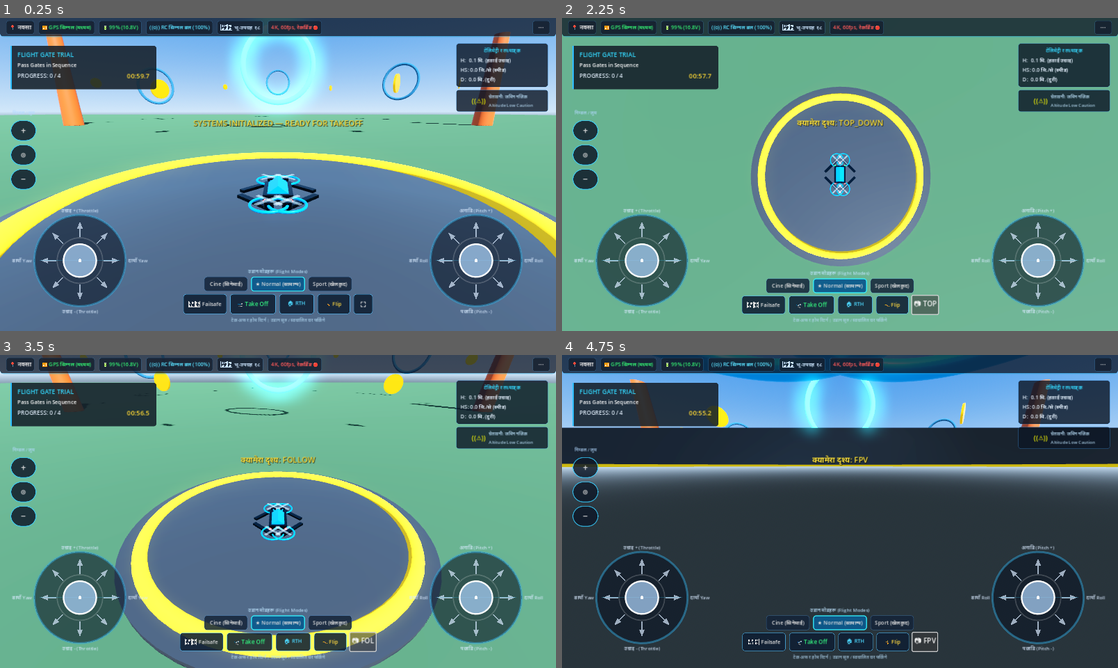
Above: before the commit, frames 1-4 (two rows, left to right).
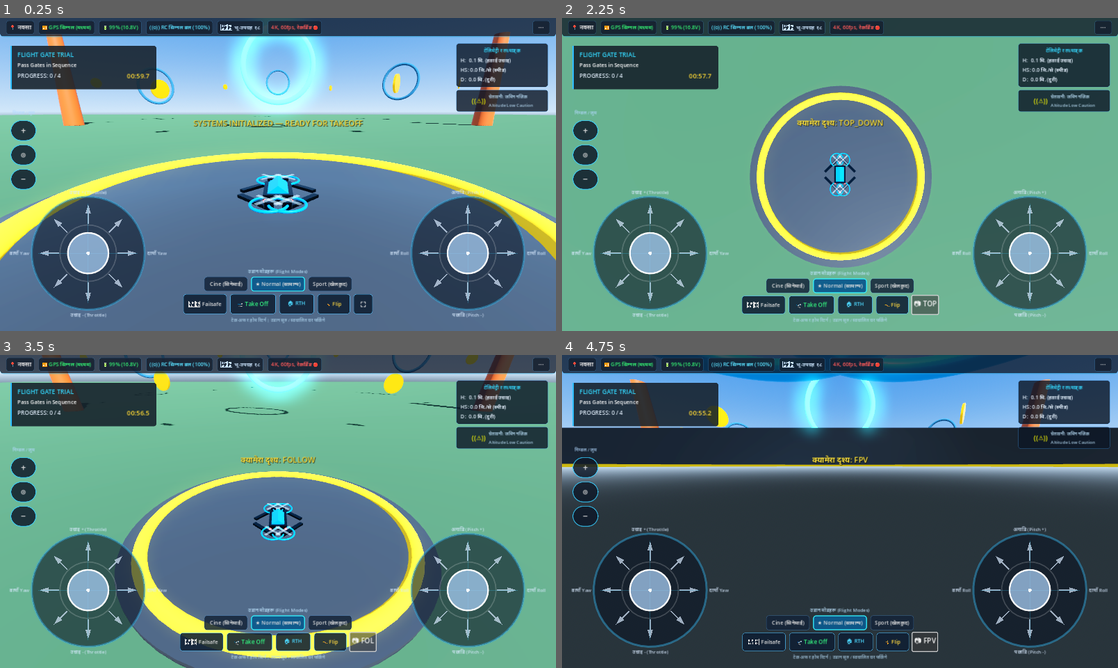
Above: after the commit, the same moments.

Repository: roadofriot/DroneGame
Game: Godot game, scene res://scenes/flight/FlightWorld.tscn
Same seed, same stepped clock (60 frames per second), same inputs: the game is played once before the commit and once after it.
Inputs:
- Up to frame 1 (0.25 s): no input
- Up to frame 2 (2.25 s): click "⛶" at 0.5 s; click "📷 FPV" at 1.25 s; click "📷 ORB" at 2 s
- Up to frame 3 (3.5 s): click "📷 TOP" at 2.75 s
- Up to frame 4 (4.75 s): click "📷 FOL" at 3.5 s; click "📷 CHA" at 4.25 s

The runs differ from the first frame. In frame 1, 7.8% of the frame differs, in the area x 0-100%, y 4-96%; in frame 2, 8.5%, in the area x 1-99%, y 21-96%; in frame 3, 7.7%; in frame 4, 4.3%.

Commit message:
feat: high-fidelity 120Hz smooth flight & responsive twin-stick controller
- InputRouter: frame-synced input polling at 120Hz with physics loop
- InputRouter: keyboard ramping via move_toward (4.5s attack, 7.0s release) for organic flight feel
- InputRouter: radial deadzone for gamepad & clean multi-touch debouncing
- FlightPhysics: increased physics ticks to 120Hz for ultra-smooth responsiveness
- FlightPhysics: dynamic tilt-compensation maintaining altitude during roll/pitch maneuvers
- FlightPhysics: boosted translational force multiplier (3.8 -> 5.5) for instant left/right lateral response
- FlightPhysics: tuned braking multiplier (3.2 -> 1.8) to eliminate sluggish floatiness
- FlightPhysics: increased motor spool speed (14 -> 20) and angular velocity limiter (8 rad/s)
- VirtualJoystick: expanded size to 310x310px with 130px radius and native handheld haptic feedback
- FlightHUD: removed redundant scene instantiations for buttery smooth rendering

Diff:
--- a/project.godot
+++ b/project.godot
@@ -109,7 +109,7 @@
 
 [physics]
 
-common/physics_ticks_per_second=60
+common/physics_ticks_per_second=120
 common/max_physics_steps_per_frame=8
 
 [rendering]
--- a/scripts/flight/FlightPhysics.gd
+++ b/scripts/flight/FlightPhysics.gd
@@ -35,9 +35,9 @@
 @export var drone_mass: float = 1.25
 @export var arm_length: float = 0.22 # Motor arm moment length in meters
 @export var max_thrust_per_motor: float = 7.0 # 4 * 7 = 28 N (TWR ~ 2.28)
-@export var motor_spool_speed: float = 14.0 # Spool response factor
+@export var motor_spool_speed: float = 20.0 # Spool response factor
 @export var linear_drag: float = 0.55
-@export var angular_drag: float = 5.0
+@export var angular_drag: float = 4.0
 @export var ground_effect_dist: float = 1.5
 @export var ground_effect_mult: float = 0.25
 
@@ -394,6 +394,10 @@
 
 	var hover_thrust = (drone_mass * 9.8) / (4.0 * max_thrust_per_motor)
 	var base_thrust = hover_thrust + (in_throttle * 0.45)
+	# Tilt compensation: when tilted, increase thrust to maintain altitude
+	var cur_basis_tilt = global_transform.basis.orthonormalized() if (is_inside_tree() and is_node_ready()) else transform.basis.orthonormalized()
+	var tilt_comp = 1.0 / maxf(cur_basis_tilt.y.dot(Vector3.UP), 0.25)
+	base_thrust = clampf(base_thrust * tilt_comp, 0.0, 1.0)
 
 	# In Acro mode, direct rate control without auto-level
 	if active_profile_name == "acro":
@@ -428,13 +432,13 @@
 	if abs(in_pitch) > 0.03 or abs(in_roll) > 0.03:
 		# Pilot commanding horizontal translation
 		var target_h_vel = (forward_flat * in_pitch + right_flat * in_roll) * max_h_speed
-		var h_force = (target_h_vel - cur_h_vel) * 3.8 * drone_mass
+		var h_force = (target_h_vel - cur_h_vel) * 5.5 * drone_mass
 		if h_force.is_finite():
 			apply_central_force(h_force)
 	else:
 		# Active horizontal braking to maintain rock-solid hover
 		if cur_h_vel.length() > 0.02:
-			var brake_force = -cur_h_vel * 3.2 * drone_mass
+			var brake_force = -cur_h_vel * 1.8 * drone_mass
 			if brake_force.is_finite():
 				apply_central_force(brake_force)
 
@@ -693,6 +697,11 @@
 	var motor_torque_world = cur_basis * motor_torque_local
 	if motor_torque_world.is_finite():
 		apply_torque(motor_torque_world)
+
+	# Cap angular velocity to prevent oscillation
+	var ang_vel = angular_velocity
+	if ang_vel.length() > 8.0:
+		angular_velocity = ang_vel.normalized() * 8.0
 
 	var lin_speed = linear_velocity.length()
 	if lin_speed > 0.001 and linear_velocity.is_finite():
--- a/scripts/input/InputRouter.gd
+++ b/scripts/input/InputRouter.gd
@@ -1,9 +1,9 @@
 class_name InputRouter
 extends Node
 
-## InputRouter: Master Unified Input Abstraction for Drone Flight
-## Seamlessly binds Touchscreen Twin-Sticks, Desktop Keyboard (WASD + Arrows),
-## and standard Gamepad Analog Sticks without axis inversion or input collisions.
+## InputRouter: Physics-Synced Unified Input for Drone Flight
+## Input polling moved to _physics_process for frame-perfect 60Hz sync.
+## Keyboard axes use move_toward() ramping for smooth acceleration/deceleration.
 
 signal takeoff_requested
 signal land_requested
@@ -18,294 +18,216 @@
 signal photo_requested
 
 # Normalized flight control outputs [-1.0 .. +1.0]
-var throttle: float = 0.0 # +1 = Climb, -1 = Descend
-var yaw: float = 0.0      # +1 = Clockwise / Turn Right, -1 = Counterclockwise / Turn Left
-var pitch: float = 0.0    # +1 = Pitch Forward, -1 = Pitch Backward
-var roll: float = 0.0     # +1 = Roll Right, -1 = Roll Left
+var throttle: float = 0.0
+var yaw: float     = 0.0
+var pitch: float   = 0.0
+var roll: float    = 0.0
 
 # Virtual joystick inputs (from on-screen HUD)
 var virtual_throttle: float = 0.0
-var virtual_yaw: float = 0.0
-var virtual_pitch: float = 0.0
-var virtual_roll: float = 0.0
+var virtual_yaw:      float = 0.0
+var virtual_pitch:    float = 0.0
+var virtual_roll:     float = 0.0
 
 # Tuning Parameters
-@export var deadzone: float = 0.08
-@export var expo: float = 0.30
-@export var invert_pitch: bool = false
-@export var gamepad_mode: int = 2 # 2 = Mode 2 (Standard RC: L=Throttle/Yaw, R=Pitch/Roll), 1 = Mode 1
+@export var deadzone:     float = 0.08
+@export var expo:         float = 0.30
+@export var invert_pitch: bool  = false
+@export var gamepad_mode: int   = 2
+
+# Keyboard ramp state (smooth acceleration, fast release)
+var _k_throttle: float = 0.0
+var _k_yaw:      float = 0.0
+var _k_pitch:    float = 0.0
+var _k_roll:     float = 0.0
+
+const KEY_RAMP_UP:   float = 4.5   # seconds to full deflection
+const KEY_RAMP_DOWN: float = 7.0   # seconds to zero on release
 
 func _ready() -> void:
 	Input.joy_connection_changed.connect(_on_joy_connection_changed)
 
 func _on_joy_connection_changed(device: int, connected: bool) -> void:
 	if not connected and device == 0:
-		# Neutralize all analog inputs immediately upon disconnection
-		throttle = 0.0
-		yaw = 0.0
-		pitch = 0.0
-		roll = 0.0
-		virtual_throttle = 0.0
-		virtual_yaw = 0.0
-		virtual_pitch = 0.0
-		virtual_roll = 0.0
-
+		throttle = 0.0; yaw = 0.0; pitch = 0.0; roll = 0.0
+		virtual_throttle = 0.0; virtual_yaw = 0.0
+		virtual_pitch = 0.0; virtual_roll = 0.0
+
+# Physics-synced flight input (60 Hz)
+func _physics_process(delta: float) -> void:
+	_poll_flight_inputs(delta)
+
+# UI action triggers (render frame — one-shot)
 func _process(_delta: float) -> void:
-	_poll_flight_inputs()
 	_poll_action_triggers()
 
-func _poll_flight_inputs() -> void:
-	# 1. Desktop Keyboard Controls (Section 4.4 & Section 15 Specifications)
-	# W / S : Pitch Forward / Backward
-	var key_pitch: float = 0.0
-	if Input.is_key_pressed(KEY_W):
-		key_pitch += 1.0
-	if Input.is_key_pressed(KEY_S):
-		key_pitch -= 1.0
-
-	# A / D : Roll Left / Right
-	var key_roll: float = 0.0
-	if Input.is_key_pressed(KEY_D):
-		key_roll += 1.0
-	if Input.is_key_pressed(KEY_A):
-		key_roll -= 1.0
-
-	# Arrow Up / Down : Throttle Increase / Decrease
-	var key_throttle: float = 0.0
-	if Input.is_key_pressed(KEY_UP):
-		key_throttle += 1.0
-	if Input.is_key_pressed(KEY_DOWN):
-		key_throttle -= 1.0
-
-	# Arrow Left / Right or Q / E : Yaw Left / Right
-	var key_yaw: float = 0.0
-	if Input.is_key_pressed(KEY_RIGHT) or Input.is_key_pressed(KEY_E):
-		key_yaw += 1.0
-	if Input.is_key_pressed(KEY_LEFT) or Input.is_key_pressed(KEY_Q):
-		key_yaw -= 1.0
-
-	# 2. Gamepad Analog Stick Inputs
-	var joy_throttle: float = 0.0
-	var joy_yaw: float = 0.0
-	var joy_pitch: float = 0.0
-	var joy_roll: float = 0.0
+func _poll_flight_inputs(delta: float) -> void:
+	# --- Keyboard raw targets ---
+	var kp_raw: float = float(Input.is_key_pressed(KEY_W)) - float(Input.is_key_pressed(KEY_S))
+	var kr_raw: float = float(Input.is_key_pressed(KEY_D)) - float(Input.is_key_pressed(KEY_A))
+	var kt_raw: float = float(Input.is_key_pressed(KEY_UP)) - float(Input.is_key_pressed(KEY_DOWN))
+	var ky_raw: float = (float(Input.is_key_pressed(KEY_RIGHT)) + float(Input.is_key_pressed(KEY_E))) \
+	                  - (float(Input.is_key_pressed(KEY_LEFT))  + float(Input.is_key_pressed(KEY_Q)))
+	ky_raw = clampf(ky_raw, -1.0, 1.0)
+
+	# --- Smooth keyboard ramp ---
+	if absf(kp_raw) > 0.01:
+		_k_pitch    = move_toward(_k_pitch,    kp_raw, KEY_RAMP_UP   * delta)
+	else:
+		_k_pitch    = move_toward(_k_pitch,    0.0,    KEY_RAMP_DOWN * delta)
+	if absf(kr_raw) > 0.01:
+		_k_roll     = move_toward(_k_roll,     kr_raw, KEY_RAMP_UP   * delta)
+	else:
+		_k_roll     = move_toward(_k_roll,     0.0,    KEY_RAMP_DOWN * delta)
+	if absf(kt_raw) > 0.01:
+		_k_throttle = move_toward(_k_throttle, kt_raw, KEY_RAMP_UP   * delta)
+	else:
+		_k_throttle = move_toward(_k_throttle, 0.0,    KEY_RAMP_DOWN * delta)
+	if absf(ky_raw) > 0.01:
+		_k_yaw      = move_toward(_k_yaw,      ky_raw, KEY_RAMP_UP   * delta)
+	else:
+		_k_yaw      = move_toward(_k_yaw,      0.0,    KEY_RAMP_DOWN * delta)
+
+	# --- Gamepad (radial deadzone via get_vector) ---
+	var joy_left  = Vector2.ZERO
+	var joy_right = Vector2.ZERO
+	if Input.get_connected_joypads().size() > 0:
+		joy_left  = Input.get_vector("yaw_left",  "yaw_right",  "throttle_up", "throttle_down", deadzone)
+		joy_right = Input.get_vector("roll_left",  "roll_right", "pitch_forward","pitch_backward", deadzone)
+
+	var joy_throttle: float
+	var joy_yaw:      float
+	var joy_pitch:    float
+	var joy_roll:     float
 
 	if gamepad_mode == 2:
-		# Standard RC Drone Mode 2 (Left = Throttle/Yaw, Right = Pitch/Roll)
-		joy_throttle = -Input.get_joy_axis(0, JOY_AXIS_LEFT_Y) # Push up -> +1
-		joy_yaw = Input.get_joy_axis(0, JOY_AXIS_LEFT_X)
-		joy_pitch = -Input.get_joy_axis(0, JOY_AXIS_RIGHT_Y)    # Push up -> +1
-		joy_roll = Input.get_joy_axis(0, JOY_AXIS_RIGHT_X)
-	else:
-		# Section 4.6 Mode 1 (Left = Pitch/Roll, Right = Throttle/Yaw)
-		joy_pitch = -Input.get_joy_axis(0, JOY_AXIS_LEFT_Y)
-		joy_roll = Input.get_joy_axis(0, JOY_AXIS_LEFT_X)
-		joy_yaw = Input.get_joy_axis(0, JOY_AXIS_RIGHT_X)
-		joy_throttle = -Input.get_joy_axis(0, JOY_AXIS_RIGHT_Y)
-
-	# Combine Keyboard + Gamepad + Virtual Touch Sticks (Whichever source has highest active magnitude)
-	var raw_throttle = _combine_inputs(key_throttle, joy_throttle, virtual_throttle)
-	var raw_yaw = _combine_inputs(key_yaw, joy_yaw, virtual_yaw)
-	var raw_pitch = _combine_inputs(key_pitch, joy_pitch, virtual_pitch)
-	var raw_roll = _combine_inputs(key_roll, joy_roll, virtual_roll)
+		joy_throttle = -joy_left.y
+		joy_yaw      =  joy_left.x
+		joy_pitch    = -joy_right.y
+		joy_roll     =  joy_right.x
+	else:
+		joy_pitch    = -joy_left.y
+		joy_roll     =  joy_left.x
+		joy_yaw      =  joy_right.x
+		joy_throttle = -joy_right.y
+
+	# --- Combine (highest magnitude wins) ---
+	var raw_throttle = _combine(_k_throttle, joy_throttle, virtual_throttle)
+	var raw_yaw      = _combine(_k_yaw,      joy_yaw,      virtual_yaw)
+	var raw_pitch    = _combine(_k_pitch,    joy_pitch,    virtual_pitch)
+	var raw_roll     = _combine(_k_roll,     joy_roll,     virtual_roll)
 
 	if invert_pitch:
 		raw_pitch = -raw_pitch
 
-	# Apply deadzone and cubic expo curve for smooth, professional control feel
-	throttle = _apply_expo(_apply_deadzone(raw_throttle, deadzone), expo)
-	yaw = _apply_expo(_apply_deadzone(raw_yaw, deadzone), expo)
-	pitch = _apply_expo(_apply_deadzone(raw_pitch, deadzone), expo)
-	roll = _apply_expo(_apply_deadzone(raw_roll, deadzone), expo)
+	throttle = _expo(_dz(raw_throttle), expo)
+	yaw      = _expo(_dz(raw_yaw),      expo)
+	pitch    = _expo(_dz(raw_pitch),    expo)
+	roll     = _expo(_dz(raw_roll),     expo)
+
+# Keyboard debounce state for action triggers
+var _key_states: Dictionary = {}
+
+func _is_key_just_pressed(keycode: int) -> bool:
+	var pressed = Input.is_key_pressed(keycode)
+	var was_pressed = _key_states.get(keycode, false)
+	_key_states[keycode] = pressed
+	return pressed and not was_pressed
 
 func _poll_action_triggers() -> void:
-	# Key 'T' -> Take Off
-	if Input.is_key_pressed(KEY_T):
-		if not is_processing_input_action("key_t"):
-			set_meta("key_t", true)
-			takeoff_requested.emit()
-			takeoff_land_requested.emit()
-	else:
-		set_meta("key_t", false)
-
-	# Key 'L' -> Land
-	if Input.is_key_pressed(KEY_L):
-		if not is_processing_input_action("key_l"):
-			set_meta("key_l", true)
+	if Input.is_action_just_pressed("ui_accept") or _is_key_just_pressed(KEY_SPACE) or _is_key_just_pressed(KEY_T):
+		takeoff_land_requested.emit()
+		takeoff_requested.emit()
+	if _is_key_just_pressed(KEY_L):
+		land_requested.emit()
+		takeoff_land_requested.emit()
+	if _is_key_just_pressed(KEY_H):
+		rth_requested.emit()
+	if _is_key_just_pressed(KEY_R):
+		reset_requested.emit()
+	if _is_key_just_pressed(KEY_P) or _is_key_just_pressed(KEY_ESCAPE):
+		pause_requested.emit()
+	if _is_key_just_pressed(KEY_C):
+		camera_toggle_requested.emit()
+	if _is_key_just_pressed(KEY_M):
+		flight_mode_cycle_requested.emit()
+	if _is_key_just_pressed(KEY_F):
+		stunt_requested.emit("front_flip")
+	if _is_key_just_pressed(KEY_X):
+		emergency_cut_requested.emit()
+	if _is_key_just_pressed(KEY_O):
+		photo_requested.emit()
+	# Gamepad buttons
+	if Input.is_joy_button_pressed(0, JOY_BUTTON_A):
+		if not get_meta("_joy_a_held", false):
+			set_meta("_joy_a_held", true)
+			takeoff_land_requested.emit(); takeoff_requested.emit()
+	else:
+		set_meta("_joy_a_held", false)
+	if Input.is_joy_button_pressed(0, JOY_BUTTON_B):
+		if not get_meta("_joy_b_held", false):
+			set_meta("_joy_b_held", true)
 			land_requested.emit()
-			takeoff_land_requested.emit()
-	else:
-		set_meta("key_l", false)
-
-	# Key 'H' or 'R' -> Return to Home (RTH) / Reset
-	if Input.is_key_pressed(KEY_H):
-		if not is_processing_input_action("key_h"):
-			set_meta("key_h", true)
-			rth_requested.emit()
-	else:
-		set_meta("key_h", false)
-
-	if Input.is_key_pressed(KEY_R):
-		if not is_processing_input_action("key_r"):
-			set_meta("key_r", true)
+	else:
+		set_meta("_joy_b_held", false)
+	if Input.is_joy_button_pressed(0, JOY_BUTTON_Y):
+		if not get_meta("_joy_y_held", false):
+			set_meta("_joy_y_held", true)
 			reset_requested.emit()
 	else:
-		set_meta("key_r", false)
-
-	# Key 'P' or 'Escape' -> Pause / Resume
-	if Input.is_key_pressed(KEY_P) or Input.is_key_pressed(KEY_ESCAPE):
-		if not is_processing_input_action("key_pause"):
-			set_meta("key_pause", true)
-			pause_requested.emit()
-	else:
-		set_meta("key_pause", false)
-
-	# Key 'C' -> Change Camera
-	if Input.is_key_pressed(KEY_C):
-		if not is_processing_input_action("key_c"):
-			set_meta("key_c", true)
+		set_meta("_joy_y_held", false)
+	if Input.is_joy_button_pressed(0, JOY_BUTTON_X):
+		if not get_meta("_joy_x_held", false):
+			set_meta("_joy_x_held", true)
+			flight_mode_cycle_requested.emit()
+	else:
+		set_meta("_joy_x_held", false)
+	if Input.is_joy_button_pressed(0, JOY_BUTTON_LEFT_SHOULDER):
+		if not get_meta("_joy_lb_held", false):
+			set_meta("_joy_lb_held", true)
 			camera_toggle_requested.emit()
 	else:
-		set_meta("key_c", false)
-
-	# Key 'M' -> Flight Mode Cycle
-	if Input.is_key_pressed(KEY_M):
-		if not is_processing_input_action("key_m"):
-			set_meta("key_m", true)
-			flight_mode_cycle_requested.emit()
-	else:
-		set_meta("key_m", false)
-
-	# Key 'F' -> Flip / Stunt
-	if Input.is_key_pressed(KEY_F):
-		if not is_processing_input_action("key_f"):
-			set_meta("key_f", true)
+		set_meta("_joy_lb_held", false)
+	if Input.is_joy_button_pressed(0, JOY_BUTTON_RIGHT_SHOULDER):
+		if not get_meta("_joy_rb_held", false):
+			set_meta("_joy_rb_held", true)
 			stunt_requested.emit("front_flip")
 	else:
-		set_meta("key_f", false)
-
-	# Key 'Space' -> Takeoff if disarmed, Emergency Stop if flying
-	if Input.is_key_pressed(KEY_SPACE):
-		if not is_processing_input_action("key_space"):
-			set_meta("key_space", true)
-			takeoff_land_requested.emit()
-			takeoff_requested.emit()
-	else:
-		set_meta("key_space", false)
-
-	# Key 'X' -> Emergency Motor Cut
-	if Input.is_key_pressed(KEY_X):
-		if not is_processing_input_action("key_x"):
-			set_meta("key_x", true)
-			emergency_cut_requested.emit()
-	else:
-		set_meta("key_x", false)
-
-	# Gamepad standard action buttons
-	if Input.is_joy_button_pressed(0, JOY_BUTTON_A):
-		if not is_processing_input_action("joy_a"):
-			set_meta("joy_a", true)
-			takeoff_land_requested.emit()
-			takeoff_requested.emit()
-	else:
-		set_meta("joy_a", false)
-
-	if Input.is_joy_button_pressed(0, JOY_BUTTON_B):
-		if not is_processing_input_action("joy_b"):
-			set_meta("joy_b", true)
-			land_requested.emit()
-	else:
-		set_meta("joy_b", false)
-
-	if Input.is_joy_button_pressed(0, JOY_BUTTON_Y):
-		if not is_processing_input_action("joy_y"):
-			set_meta("joy_y", true)
-			reset_requested.emit()
-	else:
-		set_meta("joy_y", false)
-
-	if Input.is_joy_button_pressed(0, JOY_BUTTON_X):
-		if not is_processing_input_action("joy_x"):
-			set_meta("joy_x", true)
-			flight_mode_cycle_requested.emit()
-	else:
-		set_meta("joy_x", false)
-
-	if Input.is_joy_button_pressed(0, JOY_BUTTON_LEFT_SHOULDER):
-		if not is_processing_input_action("joy_lb"):
-			set_meta("joy_lb", true)
-			camera_toggle_requested.emit()
-	else:
-		set_meta("joy_lb", false)
-
-	if Input.is_joy_button_pressed(0, JOY_BUTTON_RIGHT_SHOULDER):
-		if not is_processing_input_action("joy_rb"):
-			set_meta("joy_rb", true)
-			stunt_requested.emit("front_flip")
-	else:
-		set_meta("joy_rb", false)
-
-func is_processing_input_action(action_meta: String) -> bool:
-	return has_meta(action_meta) and get_meta(action_meta) == true
-
-func _combine_inputs(key_val: float, joy_val: float, touch_val: float) -> float:
-	var abs_k = absf(key_val)
-	var abs_j = absf(joy_val)
-	var abs_t = absf(touch_val)
-	if abs_t >= abs_k and abs_t >= abs_j:
-		return touch_val
-	elif abs_j >= abs_k:
-		return joy_val
-	else:
-		return key_val
-
-func _apply_deadzone(val: float, dz: float) -> float:
-	if absf(val) < dz:
-		return 0.0
-	var sign_val = signf(val)
-	return sign_val * ((absf(val) - dz) / (1.0 - dz))
-
-func _apply_expo(val: float, ex: float) -> float:
+		set_meta("_joy_rb_held", false)
+
+func is_processing_input_action(_action_meta: String) -> bool:
+	return false  # Legacy stub — no longer used
+
+func _combine(key_val: float, joy_val: float, touch_val: float) -> float:
+	var ak = absf(key_val); var aj = absf(joy_val); var at = absf(touch_val)
+	if at >= ak and at >= aj: return touch_val
+	elif aj >= ak:            return joy_val
+	else:                     return key_val
+
+func _dz(val: float) -> float:
+	if absf(val) < deadzone: return 0.0
+	return signf(val) * ((absf(val) - deadzone) / (1.0 - deadzone))
+
+func _expo(val: float, ex: float) -> float:
 	return (1.0 - ex) * val + ex * (val * val * val)
 
-# Virtual Stick Setters
+# Virtual Stick Setters (called from FlightHUD)
 func set_virtual_left_stick(stick_x: float, stick_y: float) -> void:
-	virtual_yaw = clampf(stick_x, -1.0, 1.0)
+	virtual_yaw      = clampf(stick_x, -1.0, 1.0)
 	virtual_throttle = clampf(stick_y, -1.0, 1.0)
 
 func set_virtual_right_stick(stick_x: float, stick_y: float) -> void:
-	virtual_roll = clampf(stick_x, -1.0, 1.0)
+	virtual_roll  = clampf(stick_x, -1.0, 1.0)
 	virtual_pitch = clampf(stick_y, -1.0, 1.0)
 
-# Direct Public Command Methods
-func request_takeoff() -> void:
-	takeoff_requested.emit()
-	takeoff_land_requested.emit()
-
-func request_land() -> void:
-	land_requested.emit()
-	takeoff_land_requested.emit()
-
-func request_takeoff_land() -> void:
-	takeoff_land_requested.emit()
-
-func request_rth() -> void:
-	rth_requested.emit()
-
-func request_reset() -> void:
-	reset_requested.emit()
-
-func request_camera_toggle() -> void:
-	camera_toggle_requested.emit()
-
-func request_flight_mode_cycle() -> void:
-	flight_mode_cycle_requested.emit()
-
-func request_stunt(stunt_type: String) -> void:
-	stunt_requested.emit(stunt_type)
-
-func request_pause() -> void:
-	pause_requested.emit()
-
-func request_emergency_cut() -> void:
-	emergency_cut_requested.emit()
+# Public Command Methods
+func request_takeoff()           -> void: takeoff_requested.emit();      takeoff_land_requested.emit()
+func request_land()              -> void: land_requested.emit();         takeoff_land_requested.emit()
+func request_takeoff_land()      -> void: takeoff_land_requested.emit()
+func request_rth()               -> void: rth_requested.emit()
+func request_reset()             -> void: reset_requested.emit()
+func request_camera_toggle()     -> void: camera_toggle_requested.emit()
+func request_flight_mode_cycle() -> void: flight_mode_cycle_requested.emit()
+func request_stunt(stunt_type: String) -> void: stunt_requested.emit(stunt_type)
+func request_pause()             -> void: pause_requested.emit()
+func request_emergency_cut()     -> void: emergency_cut_requested.emit()
--- a/scripts/ui/FlightHUD.gd
+++ b/scripts/ui/FlightHUD.gd
@@ -233,7 +233,6 @@
 	_show_banner("उडान मोड: %s" % title, 2.0)
 
 func _update_mode_buttons_ui(mode_name: String) -> void:
-	var active_style = preload("res://scenes/ui/FlightHUD.tscn").instantiate().get_node("CenterControls/ModeContainer/ModeHBox/BtnModeNormal").get_theme_stylebox("normal")
 	# Update button text/highlights
 	if btn_mode_cine:
 		btn_mode_cine.text = "★ Cine (सिनेमाई)" if mode_name == "cine" else "Cine (सिनेमाई)"
--- a/scripts/ui/VirtualJoystick.gd
+++ b/scripts/ui/VirtualJoystick.gd
@@ -8,7 +8,7 @@
 signal stick_moved(value: Vector2)
 signal stick_released
 
-@export var max_radius: float = 105.0
+@export var max_radius: float = 130.0
 @export var deadzone: float = 0.06
 @export var stick_name: String = "" # e.g. "THROTTLE / YAW" or "PITCH / ROLL"
 @export var stick_type: String = "LEFT" # "LEFT" or "RIGHT"
@@ -21,7 +21,7 @@
 var knob_pos: Vector2 = Vector2.ZERO
 
 func _ready() -> void:
-	custom_minimum_size = Vector2(260.0, 260.0)
+	custom_minimum_size = Vector2(310.0, 310.0)
 	base_center = size / 2.0
 	knob_pos = base_center
 	if not resized.is_connected(_on_resized):
@@ -44,6 +44,7 @@
 		if event.pressed and not is_dragging:
 			# Claim exclusive ownership of this touch pointer ID
 			is_dragging = true
+			Input.vibrate_handheld(25)  # Short haptic tap on touch start
 			touch_pointer_id = event.index
 			_update_stick(event.position)
 			accept_event()
Not shown, changed: build/android/mindsparq_drone_simulator.apk
Not shown, changed: build/android/mindsparq_drone_simulator.apk.idsig
